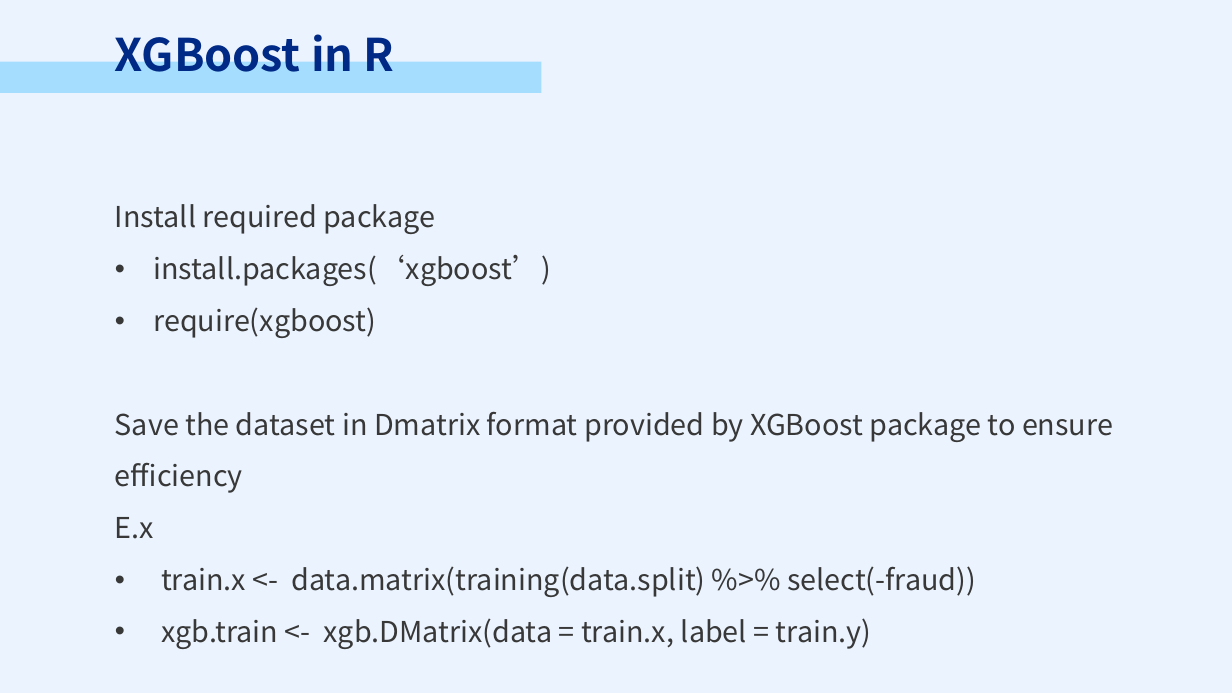
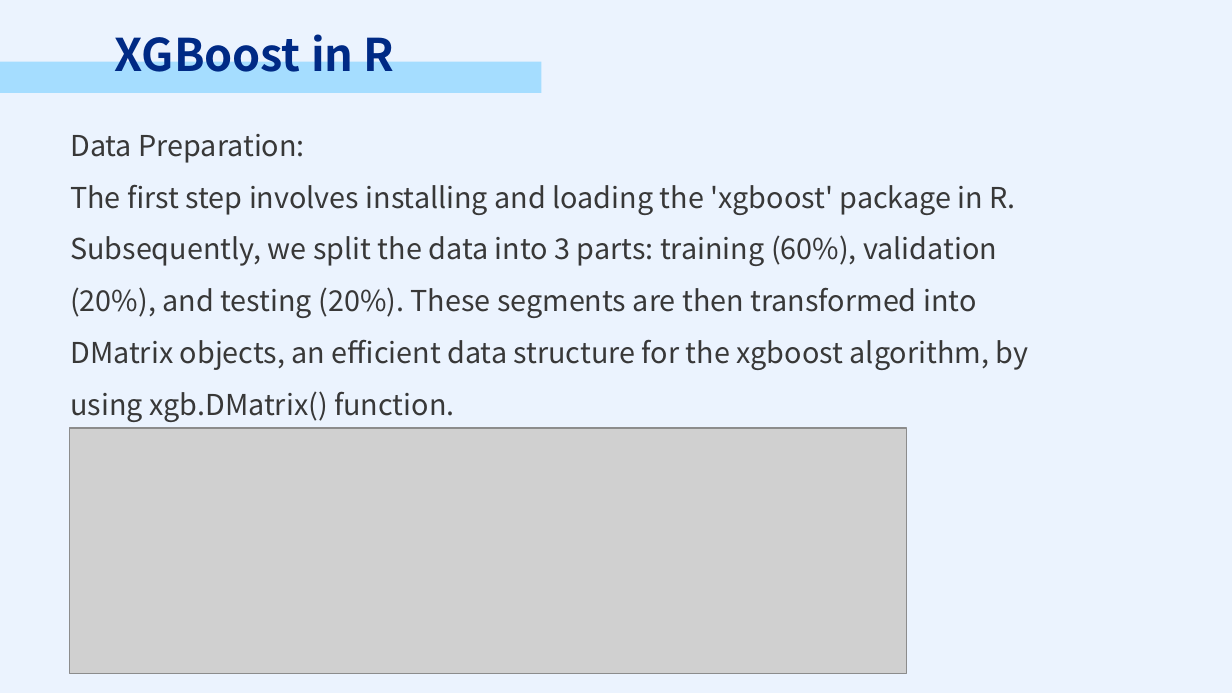
Before and after one commit to PSTAT197-F23/PSTAT197A_FP_Group1, a slide deck: slide 9 of scripts/drafts/PRESENTATION.pptx (slide 11 before the commit). Drawn at 1232x693 pixels with LibreOffice and Linux fonts; fonts in the diff are those of the drawing; grey boxes stand for pictures. Boxes give left, top, right and bottom in pixels: in the first picture for what was removed or moved away, otherwise in the second. Text is boxed around its words. In the diff, an @@ line names an element or a change of style, - is before the commit and + after.

```diff
--- a/scripts/drafts/PRESENTATION.pptx
+++ b/scripts/drafts/PRESENTATION.pptx
@@ text at box(70, 134, 1029, 422): text changed @@
-Install required package
-• install.packages(‘xgboost’)
-• require(xgboost)
-Save the dataset in Dmatrix format provided by XGBoost package to ensure efficiency
-E.x
-• train.x <- data.matrix(training(data.split) %>% select(-fraud))
-• xgb.train <- xgb.DMatrix(data = train.x, label = train.y)
+Data Preparation:
+The first step involves installing and loading the 'xgboost' package in R. Subsequently, we split the data into 3 parts: training (60%), validation (20%), and testing (20%). These segments are then transformed into DMatrix objects, an efficient data structure for the xgboost algorithm, by using xgb.DMatrix() function.
@@ picture added at box(69, 428, 907, 673) @@
```
Also in this commit, not shown: 2 other slides changed, 1 slide added, 3 slides removed.
